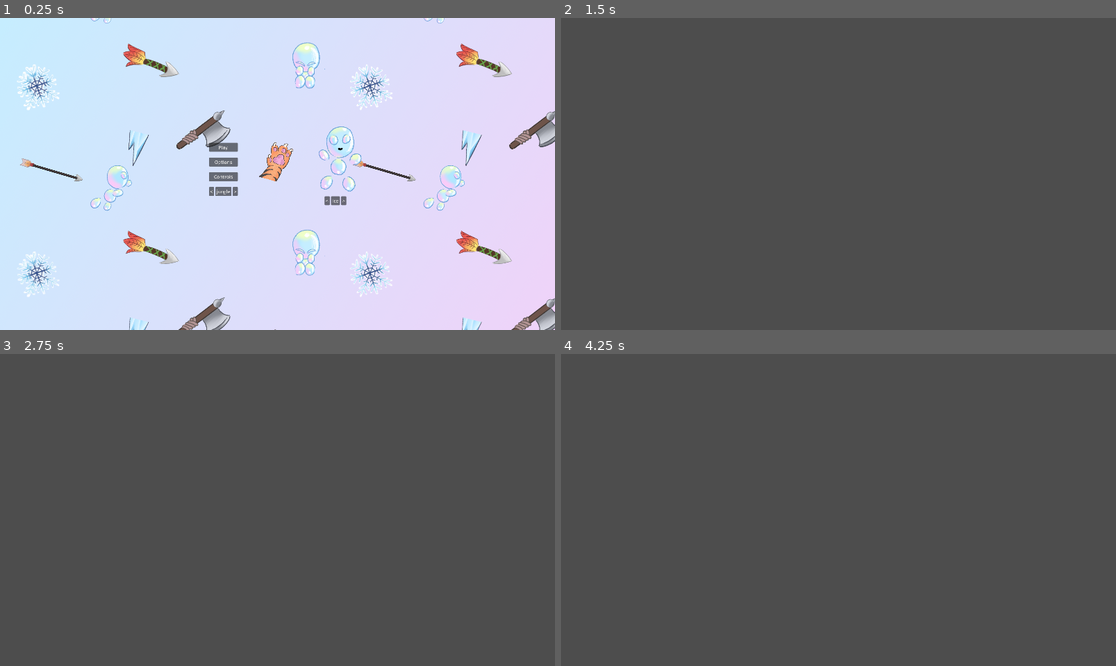
Above: before the commit, frames 1-4 (two rows, left to right).
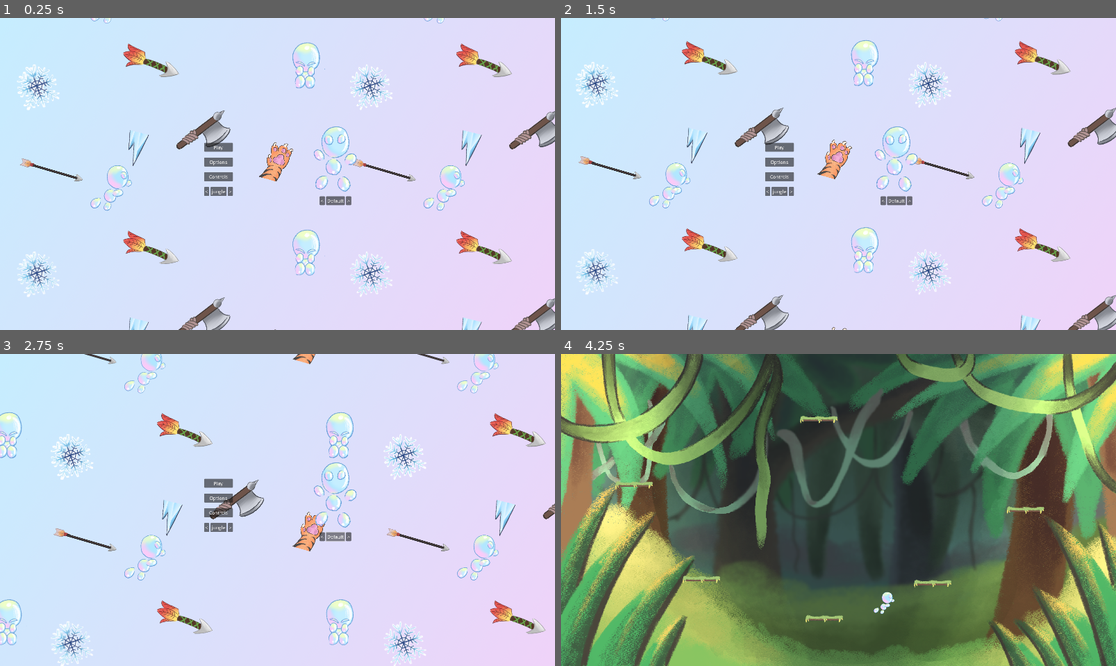
Above: after the commit, the same moments.

Repository: DiossFer/GameJam25-Articuno
Game: Godot game, scene res://Scenes/menu.tscn
Same seed, same stepped clock (60 frames per second), same inputs: the game is played once before the commit and once after it.
Inputs (mouse positions are in pixels of both pictures, inside the frame that each line leads up to):
- Up to frame 1 (0.25 s): no input
- Up to frame 2 (1.5 s): click "Controls" at 0.5 s; click (577, 27) at 1.25 s, where only the run after the commit has a clickable "Title screen"
- Up to frame 3 (2.75 s): click (333, 538) at 2 s, where only the run after the commit has a clickable "Default"
- Up to frame 4 (4.25 s): click (777, 481) at 2.75 s, where only the run after the commit has a clickable "Play"; tap Enter (ui_accept) at 3.5, 3.77 s; hold Right (ui_right) from 3.53 s (still down)

The runs differ from the first frame. In frame 1, 1.2% of the frame differs, in the area x 36-66%, y 34-61%; in frame 2, 100%; in frame 3, 100%, in the area x 0-100%, y 0-100%; in frame 4, 85%.

Commit message:
Menu controles realizado

Diff:
--- /dev/null
+++ b/gamejamprojectarticuno/Scenes/atras_controles.gd
@@ -0,0 +1,15 @@
+extends Button
+
+
+# Called when the node enters the scene tree for the first time.
+func _ready() -> void:
+	pass # Replace with function body.
+
+
+# Called every frame. 'delta' is the elapsed time since the previous frame.
+func _process(delta: float) -> void:
+	pass
+
+
+func _on_pressed() -> void:
+	get_tree().change_scene_to_file("res://Scenes/menu.tscn")
--- a/gamejamprojectarticuno/Scenes/menuControles.tscn
+++ b/gamejamprojectarticuno/Scenes/menuControles.tscn
@@ -1,7 +1,44 @@
-[gd_scene format=3 uid="uid://ce4xcwnurmhub"]
+[gd_scene load_steps=6 format=3 uid="uid://ce4xcwnurmhub"]
+
+[ext_resource type="Texture2D" uid="uid://b2o82vyx3xxde" path="res://Assets/Sprites/movimiento_burbuja_lado_serio (1).png" id="1_b4aih"]
+[ext_resource type="Texture2D" uid="uid://eex01canmock" path="res://Assets/Backgrounds/fondoMenu2.png" id="1_j2mjr"]
+[ext_resource type="Texture2D" uid="uid://tcd7qi12b264" path="res://Assets/Sprites/Parriba_pabajo_burbuja_serio.png" id="2_4yvhk"]
+[ext_resource type="Texture2D" uid="uid://bj7d1fc65kx87" path="res://Assets/Sprites/arriba_abajo_burbuja_seria.jpg" id="4_acj5a"]
+[ext_resource type="Script" path="res://Scenes/atras_controles.gd" id="5_q0j62"]
 
 [node name="Control" type="Control"]
 layout_mode = 3
 anchors_preset = 0
 offset_right = 40.0
 offset_bottom = 40.0
+
+[node name="Sprite2D5" type="Sprite2D" parent="."]
+position = Vector2(1045.75, 727.25)
+scale = Vector2(0.565234, 0.692361)
+texture = ExtResource("1_j2mjr")
+
+[node name="Sprite2D" type="Sprite2D" parent="."]
+position = Vector2(453, 545)
+scale = Vector2(0.61, 0.643333)
+texture = ExtResource("1_b4aih")
+
+[node name="Sprite2D2" type="Sprite2D" parent="."]
+position = Vector2(1136, 372)
+scale = Vector2(0.25652, 0.253945)
+texture = ExtResource("2_4yvhk")
+
+[node name="Sprite2D3" type="Sprite2D" parent="."]
+position = Vector2(1125, 678)
+scale = Vector2(0.212204, 0.193237)
+texture = ExtResource("4_acj5a")
+
+[node name="Atras_controles" type="Button" parent="."]
+layout_mode = 0
+offset_left = 7.0
+offset_top = 11.0
+offset_right = 67.0
+offset_bottom = 48.0
+text = "Title screen"
+script = ExtResource("5_q0j62")
+
+[connection signal="pressed" from="Atras_controles" to="Atras_controles" method="_on_pressed"]
--- a/gamejamprojectarticuno/settings.cfg
+++ b/gamejamprojectarticuno/settings.cfg
@@ -5,4 +5,4 @@
 [juego]
 
 mapa="jungle"
-skin="Ice"
+skin="Default"
Binary file added: gamejamprojectarticuno/Assets/Sprites/Parriba_pabajo_burbuja_serio.png
Not shown, added: gamejamprojectarticuno/Assets/Sprites/Parriba_pabajo_burbuja_serio.png.import
Binary file added: gamejamprojectarticuno/Assets/Sprites/arriba_abajo_burbuja_seria.jpg
Not shown, added: gamejamprojectarticuno/Assets/Sprites/arriba_abajo_burbuja_seria.jpg.import
Binary file added: gamejamprojectarticuno/Assets/Sprites/flecha_abajo.jpg
Not shown, added: gamejamprojectarticuno/Assets/Sprites/flecha_abajo.jpg.import
Binary file added: gamejamprojectarticuno/Assets/Sprites/flecha_arriba.jpg
Not shown, added: gamejamprojectarticuno/Assets/Sprites/flecha_arriba.jpg.import
Binary file added: gamejamprojectarticuno/Assets/Sprites/movimiento_burbuja_lado_serio (1).png
Not shown, added: gamejamprojectarticuno/Assets/Sprites/movimiento_burbuja_lado_serio (1).png.import
Not shown, added: gamejamprojectarticuno/Assets/Sprites/movimiento_burbuja_lado_serio.png.import
